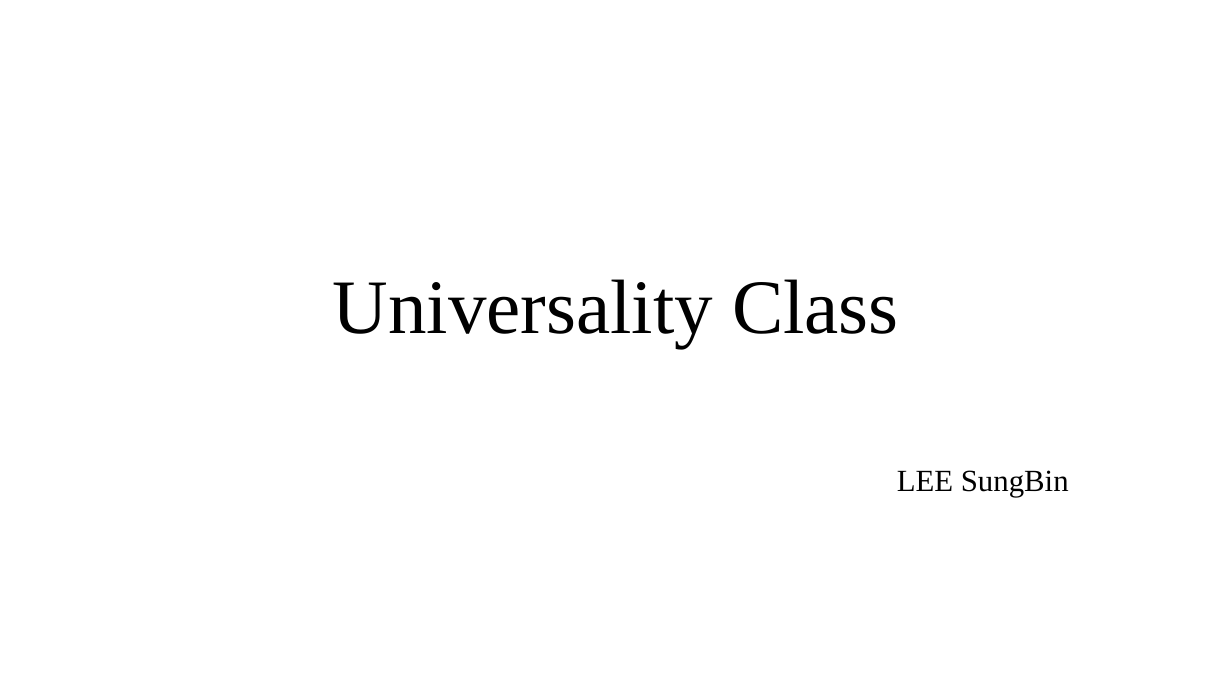
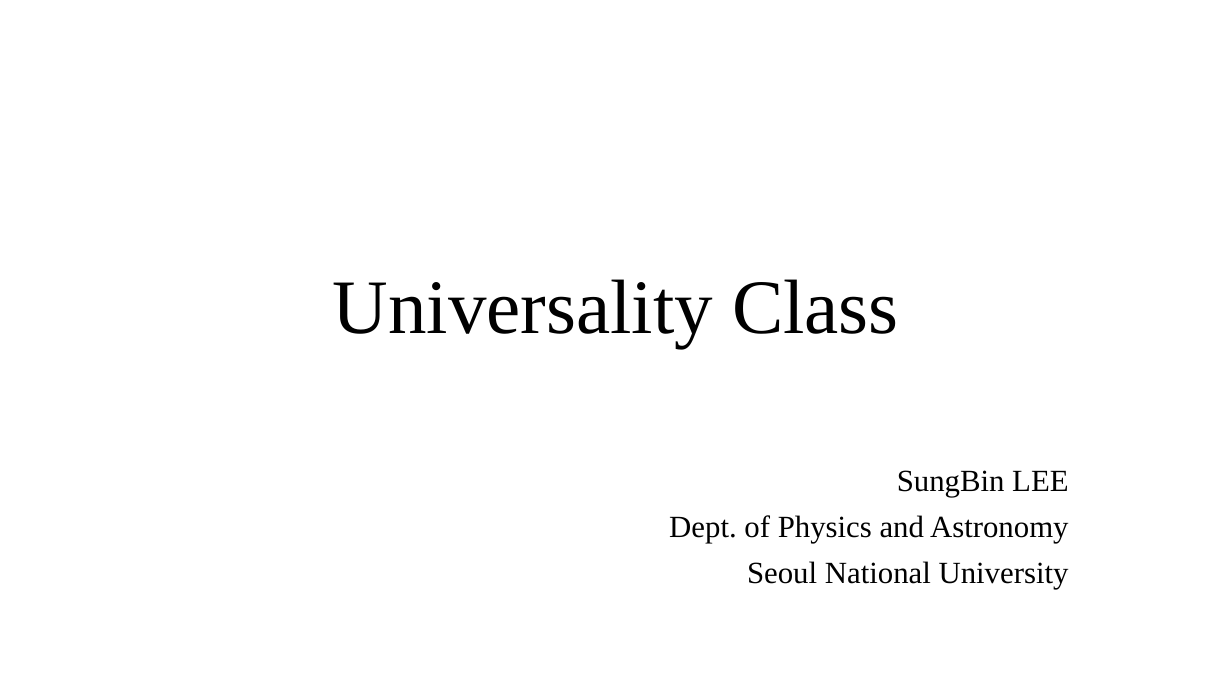
Before and after one commit to LEE-SungBin/spin_glass, a slide deck: slide 1 of ppt/Universality Class.pptx. Drawn at 1232x693 pixels with LibreOffice and Linux fonts; fonts in the diff are those of the drawing. Boxes give left, top, right and bottom in pixels: in the first picture for what was removed or moved away, otherwise in the second. Text is boxed around its words. In the diff, an @@ line names an element or a change of style, - is before the commit and + after.

Commit message:
Universality Class updated

```diff
--- a/ppt/Universality Class.pptx
+++ b/ppt/Universality Class.pptx
@@ subtitle at [669, 470, 1069, 589]: text changed @@
-LEE SungBin
+SungBin LEE
+Dept. of Physics and Astronomy
+Seoul National University
```
Also in this commit, not shown: 1 other slide changed, 1 other file.
